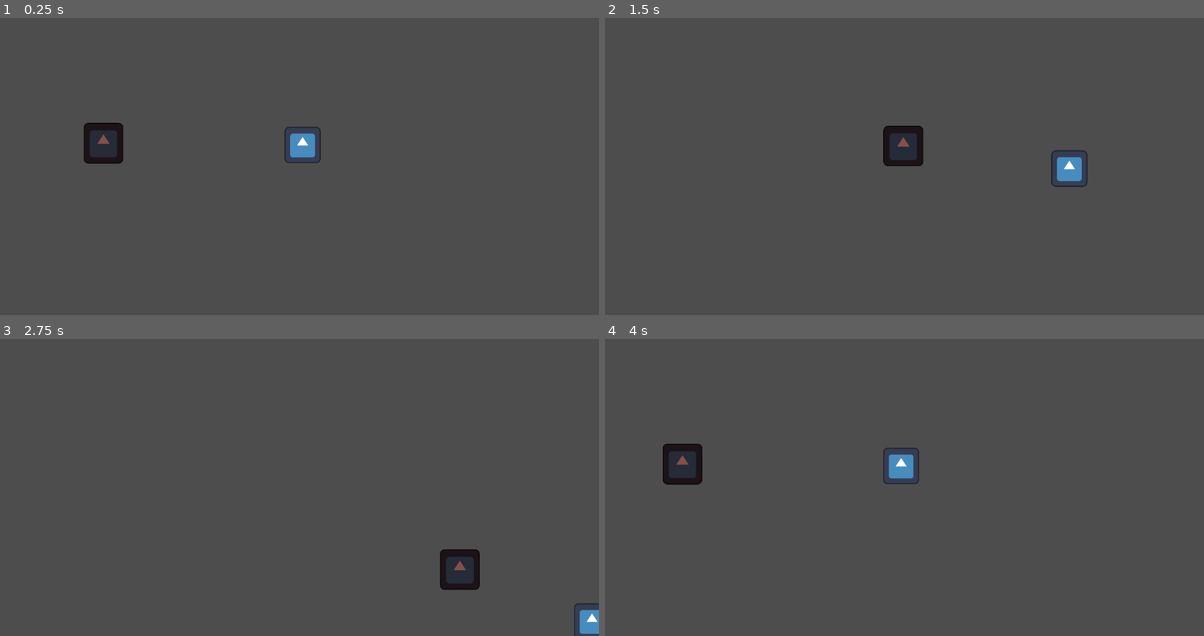
Above: before the commit, frames 1-4 (two rows, left to right).
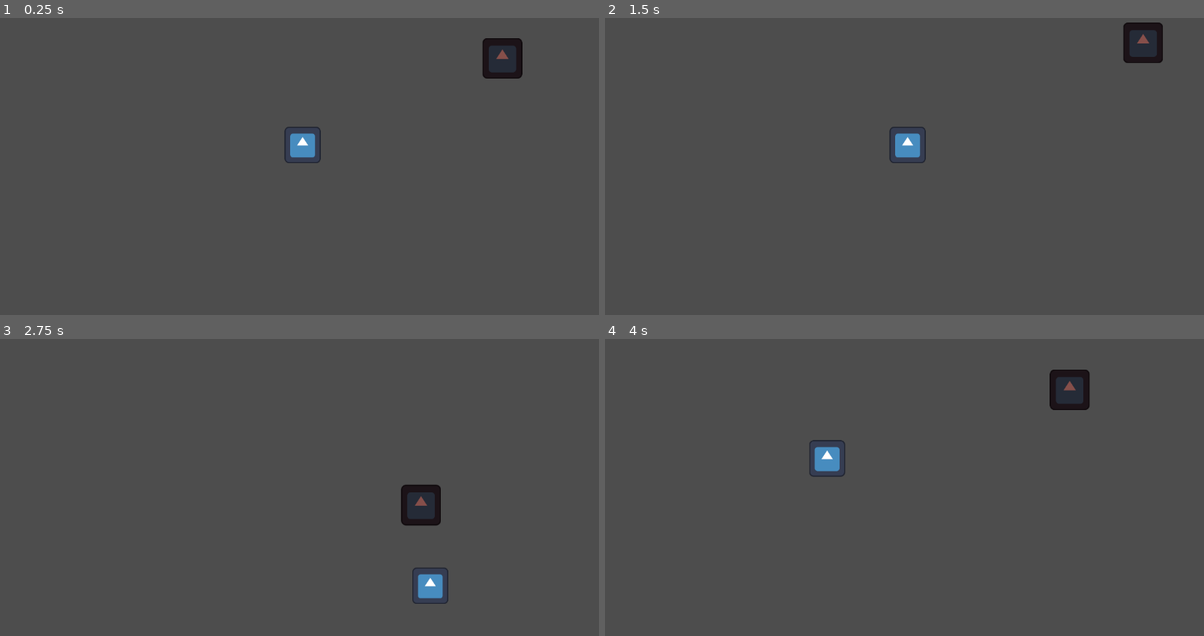
Above: after the commit, the same moments.

Repository: vickraz/testing_ht26
Game: Godot game, scene res://level.tscn
Two runs of this game, one before a commit and one after it. Both use one fixed random seed, a clock stepped at 60 frames per second and the inputs below. The engine's default icon, where the game draws it, is replaced by a stand-in: a white triangle on a blue panel in a dark square.
Inputs:
- Up to frame 1 (0.25 s): no input
- Up to frame 2 (1.5 s): hold Right (ui_right) 0.53-1.28 s; hold Down (ui_down) from 1.28 s (still down)
- Up to frame 3 (2.75 s): release Down (ui_down) at 2.03 s; hold Right (ui_right) from 2.03 s (still down)
- Up to frame 4 (4 s): release Right (ui_right) at 2.78 s; hold Up (ui_up) 2.78-3.53 s; hold Left (ui_left) from 3.53 s (still down)

The runs differ from the first frame. In frame 1, 1.8% of the frame differs, in the area x 14-88%, y 6-50%; in frame 2, 2.2%; in frame 3, 2.5%; in frame 4, 2.7%, in the area x 9-81%, y 10-50%.

Commit message:
reload timer added

Diff:
--- a/testspel/level.gd
+++ b/testspel/level.gd
@@ -1,11 +1,43 @@
 extends Node2D
+
+
+const ENEMY_SCENE = preload("res://enemy.tscn")
+
+var waiting_for_reload = false
+var waiting_timer = 0.0
 
 
 # Called when the node enters the scene tree for the first time.
 func _ready() -> void:
-	$Enemy.player = $Player #Enemys referens till spelaren sätts
+	var enemy = ENEMY_SCENE.instantiate()
+	enemy.global_position = $EnemySpawnPos1.global_position
+	add_child(enemy)
+
+	enemy.player = get_node("Player") #Enemys referens till spelaren sätts
 	$Player.connect("dead", _on_player_dead)
+
+	$ReloadTimer.wait_time = 0.5
+	$ReloadTimer.one_shot = true
+
+
+
+func _process(delta: float) -> void:
+	pass
+	"""
+	if waiting_for_reload:
+		waiting_timer += delta
+
+		if waiting_timer >= 0.5:
+			get_tree().call_deferred("reload_current_scene")
+	"""
 
 
 func _on_player_dead() -> void:
-	get_tree().reload_current_scene()
+	#get_tree().call_deferred("reload_current_scene")
+	#get_tree().reload_current_scene()
+	#waiting_for_reload = true
+	$ReloadTimer.start()
+
+
+func _on_reload_timer_timeout() -> void:
+	get_tree().call_deferred("reload_current_scene")
--- a/testspel/level.tscn
+++ b/testspel/level.tscn
@@ -1,8 +1,7 @@
-[gd_scene load_steps=4 format=3 uid="uid://bq4fjs7rlypen"]
+[gd_scene load_steps=3 format=3 uid="uid://bq4fjs7rlypen"]
 
 [ext_resource type="Script" uid="uid://du7v7n20naypo" path="res://level.gd" id="1_oi3di"]
 [ext_resource type="PackedScene" uid="uid://cppkc4b1h2r81" path="res://player.tscn" id="1_u52ul"]
-[ext_resource type="PackedScene" uid="uid://b4svndiycg3h2" path="res://enemy.tscn" id="2_vonw3"]
 
 [node name="Level" type="Node2D"]
 script = ExtResource("1_oi3di")
@@ -10,5 +9,9 @@
 [node name="Player" parent="." instance=ExtResource("1_u52ul")]
 position = Vector2(582, 320)
 
-[node name="Enemy" parent="." instance=ExtResource("2_vonw3")]
-position = Vector2(124, 316)
+[node name="EnemySpawnPos1" type="Marker2D" parent="."]
+position = Vector2(1035, 123)
+
+[node name="ReloadTimer" type="Timer" parent="."]
+
+[connection signal="timeout" from="ReloadTimer" to="." method="_on_reload_timer_timeout"]
